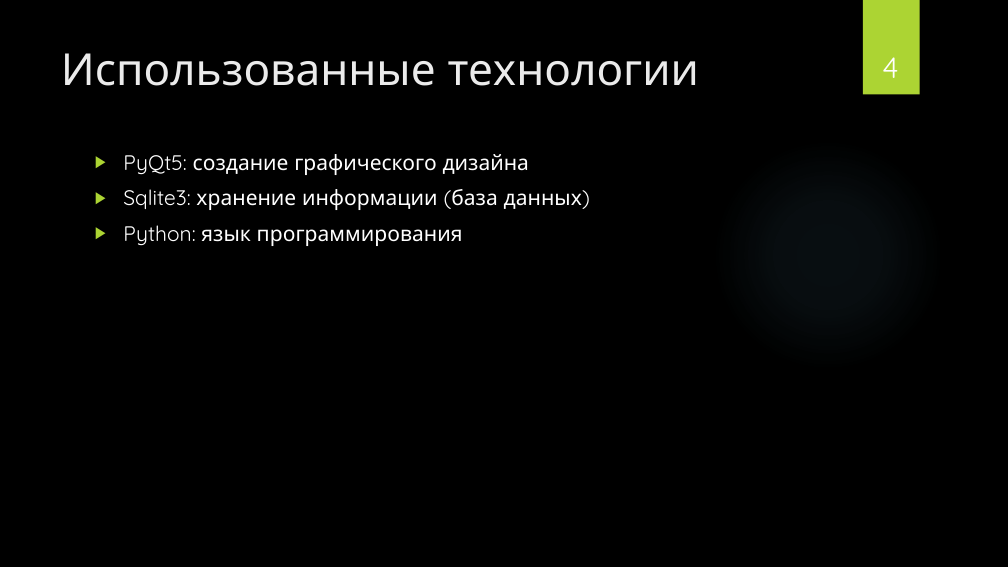
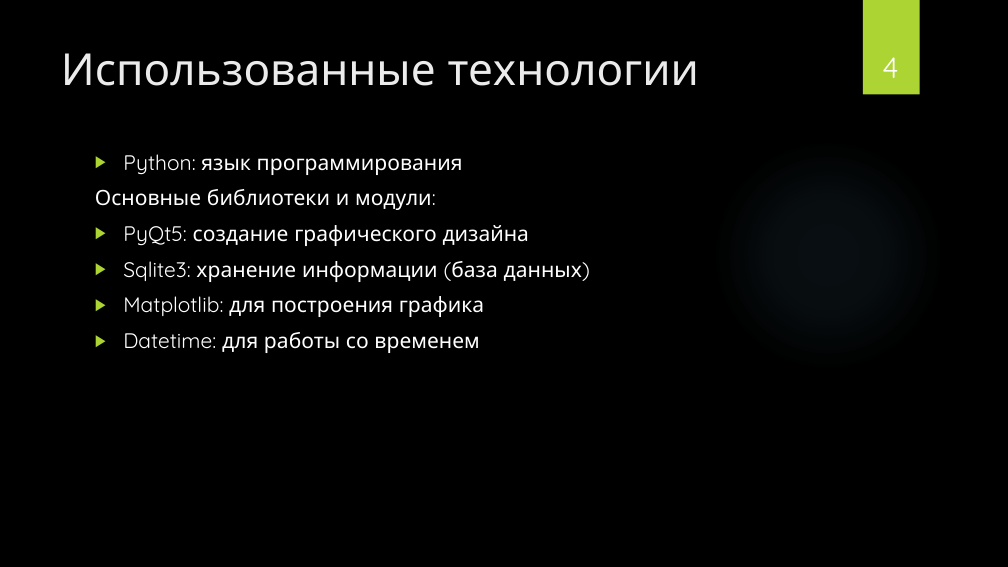
Before and after one commit to BorislavTimoshin/TaskCompletionDiary, a slide deck: slide 4 of description_project/Презентация.pptx. Drawn at 1008x567 pixels with LibreOffice and Linux fonts; fonts in the diff are those of the drawing; background and template pictures are left out. Boxes give left, top, right and bottom in pixels: in the first picture for what was removed or moved away, otherwise in the second. Text is boxed around its words. In the diff, an @@ line names an element or a change of style, - is before the commit and + after.

Commit message:
Добавление графика

```diff
--- a/description_project/Презентация.pptx
+++ b/description_project/Презентация.pptx
@@ text at <box>95,154,463,210</box>: paragraphs added @@
+▶ Python: язык программирования
+Основные библиотеки и модули:
@@ text at <box>123,296,484,353</box>: text changed @@
-▶ Python: язык программирования
+▶ Matplotlib: для построения графика
+▶ Datetime: для работы со временем
```
Also in this commit, not shown: 4 other slides changed, 1 slide added, 10 other files.
